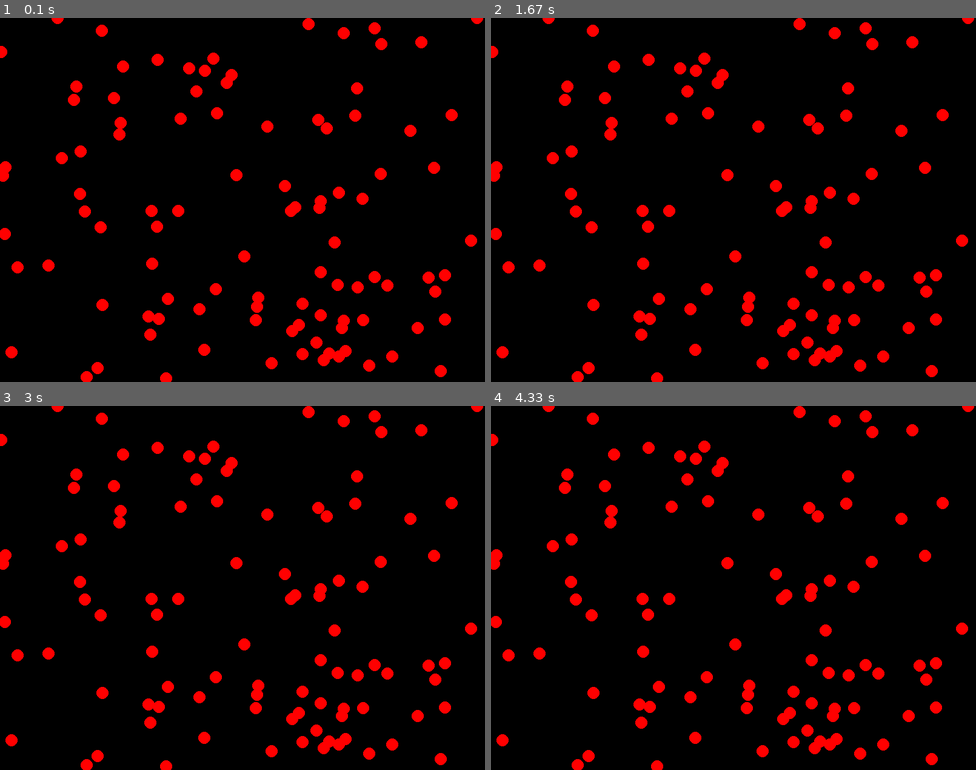
Above: before the commit, frames 1-4 (two rows, left to right).
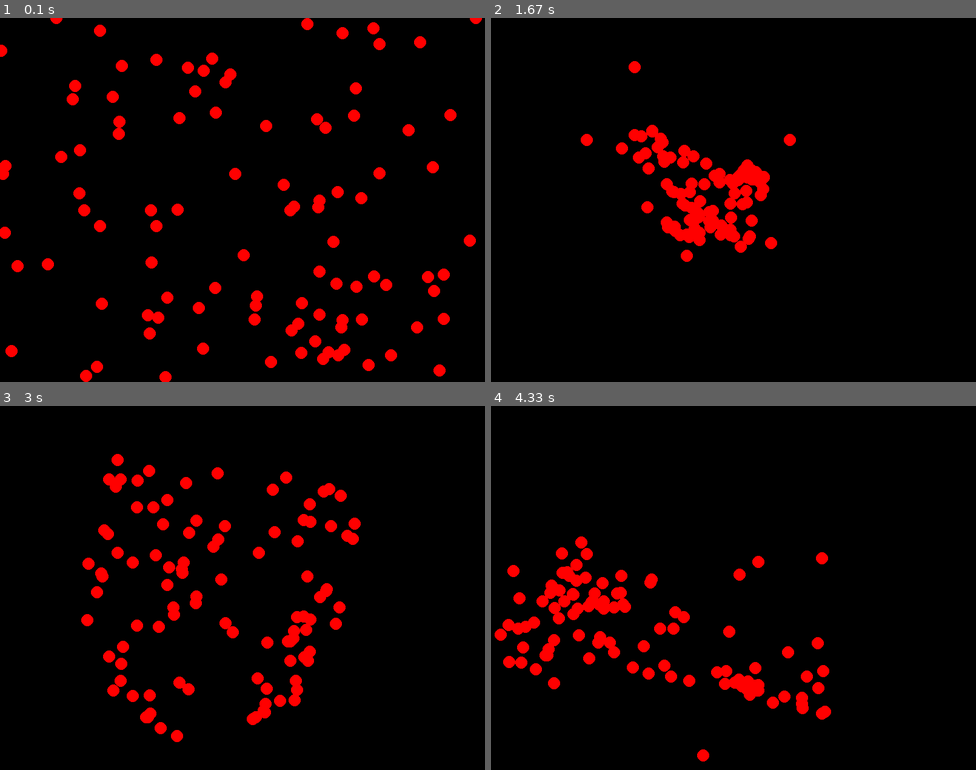
Above: after the commit, the same moments.

Repository: peerawitsave/Pygame-Peerawit
Game: pygame game, started from game.py
Two runs of this game, one before a commit and one after it. Both use one fixed random seed, a clock stepped at 60 frames per second and the inputs below.
Inputs (mouse positions are in pixels of both pictures, inside the frame that each line leads up to):
- Up to frame 1 (0.1 s): no input
- Up to frame 2 (1.67 s): click (733, 200) at 0.38 s; click (782, 280) at 0.72 s; click (912, 327) at 1.05 s; click (617, 127) at 1.38 s
- Up to frame 3 (3 s): click (242, 631) at 1.72 s; click (174, 511) at 2.05 s; click (412, 682) at 2.38 s; click (87, 624) at 2.72 s
- Up to frame 4 (4.33 s): click (592, 518) at 3.05 s; click (617, 653) at 3.38 s; click (908, 671) at 3.72 s; click (588, 722) at 4.05 s

The runs differ from the first frame. In frame 1, 1.7% of the frame differs, in the area x 0-100%, y 0-100%; in frame 2, 10%; in frame 3, 11%; in frame 4, 11%.

Commit message:
[UPDATE]

Diff:
--- a/game.py
+++ b/game.py
@@ -2,14 +2,12 @@
 import sys
 import random
 
-
 pygame.init()
 
-
 width, height = 800, 600
+MAX_SPEED = 5
 screen = pygame.display.set_mode((width, height))
 pygame.display.set_caption('Pygame Agent')
-
 
 RED = (255, 0, 0)
 BLACK = (0, 0, 0)
@@ -23,11 +21,20 @@
 
     def update(self):
         self.velocity += self.acceleration
+        if self.velocity.length() > MAX_SPEED:
+            self.velocity = self.velocity.normalize() * MAX_SPEED
         self.position += self.velocity
-        self.acceleration *= 0
+        self.acceleration = pygame.Vector2(0, 0)
 
-    def apply_force(self, force):
-        self.acceleration += force / self.mass
+    def apply_force(self, x, y):
+        force = pygame.Vector2(x, y)
+        self.acceleration = self.acceleration + (force / self.mass)
+
+    def seek(self, x, y):
+        d = pygame.Vector2(x, y) - self.position
+        d = d.normalize() * 0.1
+        seeking_force = d
+        self.apply_force(seeking_force.x, seeking_force.y)
 
     def draw(self, screen):
         pygame.draw.circle(screen, RED, (int(self.position.x), int(self.position.y)), 10)
@@ -36,9 +43,7 @@
 for i in range(100):
     agents.append( Agent(random.uniform(0, width), random.uniform(0, height)))
 
-
 clock = pygame.time.Clock()
-
 
 running = True
 while running:
@@ -47,14 +52,14 @@
             pygame.quit()
             sys.exit()
 
-
     screen.fill(BLACK)
 
+    mouse_x, mouse_y = pygame.mouse.get_pos()
 
     for agent in agents:
+        agent.seek(mouse_x, mouse_y)
         agent.update()
         agent.draw(screen)
 
     pygame.display.flip()
-
     clock.tick(60)
